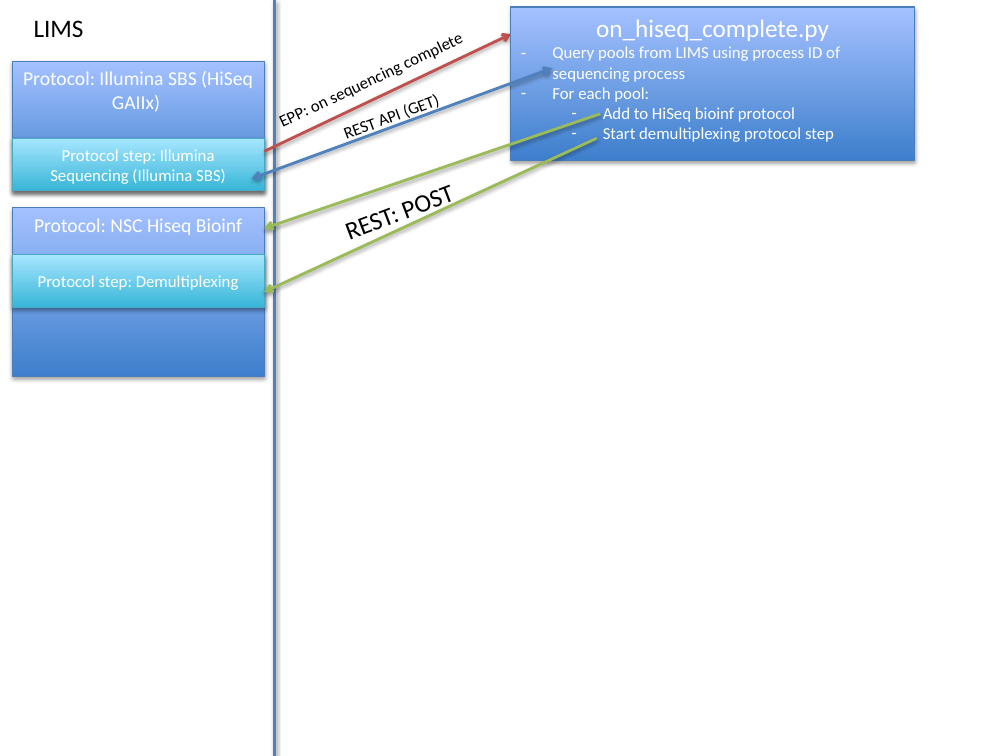
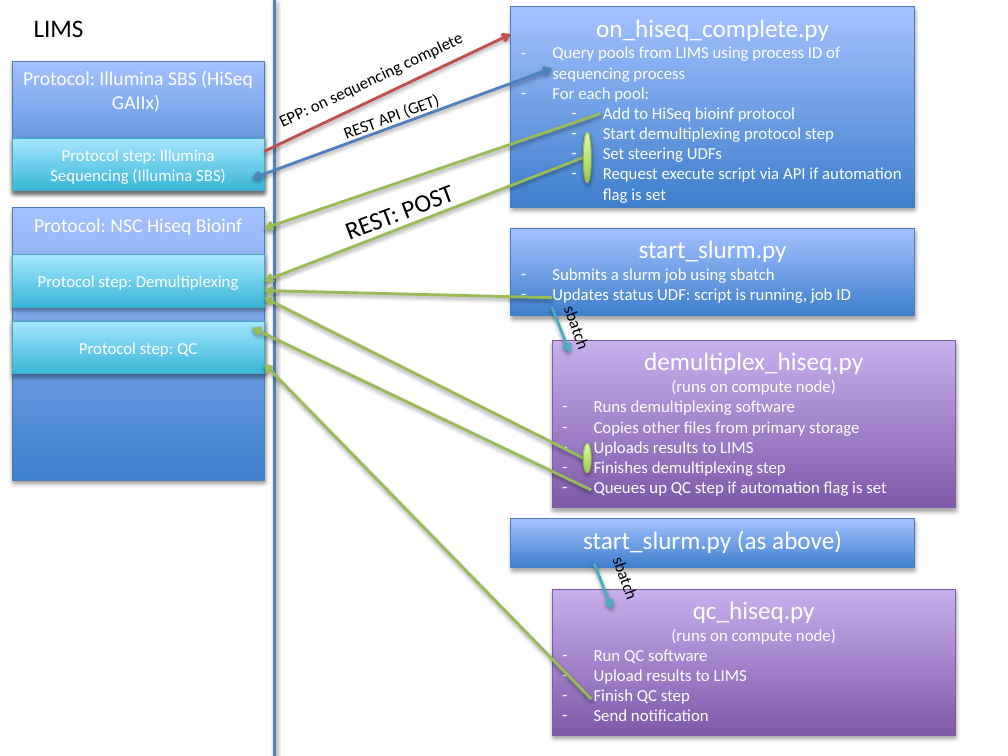
Before and after one commit to nsc-norway/pipeline, a slide deck: slide 1 of docs/diagram.pptx. Drawn at 1008x756 pixels with LibreOffice and Linux fonts; fonts in the diff are those of the drawing. Boxes give left, top, right and bottom in pixels: in the first picture for what was removed or moved away, otherwise in the second. Text is boxed around its words. In the diff, an @@ line names an element or a change of style, - is before the commit and + after.

Commit message:
Updated workflow diagram

```diff
--- a/docs/diagram.pptx
+++ b/docs/diagram.pptx
@@ rectangle "on_hiseq_complete.py": place and size @@
-rectangle "on_hiseq_complete.py" at (511,7,914,160)
+rectangle "on_hiseq_complete.py" at (511,7,914,208)
@@ ellipse added at (584,132,592,182), fill gradient #A0CA4A to #DAFFA5, outline #98B955 0.75 pt @@
@@ text in rectangle at (603,147,901,203): paragraphs added @@
+  – Set steering UDFs
+  – Request execute script via API if automation flag is set
@@ arrow moved from (597, 138) - (264, 292) to (584, 157) - (264, 281) @@
@@ rectangle "Protocol: NSC Hiseq Bioinf": place and size @@
-rectangle "Protocol: NSC Hiseq Bioinf" at (12,208,264,376)
+rectangle "Protocol: NSC Hiseq Bioinf" at (12,208,264,481)
@@ rectangle added at (511,229,914,317), fill gradient #3F80CE to #A4C4FF, outline #4B7EBC 0.75 pt, 12 pt, text #FFFFFF @@
+start_slurm.py
+– Submits a slurm job using sbatch
+– Updates status UDF: script is running, job ID
@@ text added at (730,268,775,280), 12 pt, text #000000 @@
+sbatch
@@ arrow added from (552, 297) to (264, 290), #9BBB59 2 pt @@
@@ arrow added from (584, 458) to (264, 297), #9BBB59 2 pt @@
@@ rectangle added at (12,322,264,374), fill gradient #39B7D8 to #A7E6FF, outline #46AAC5 0.75 pt, 12 pt, text #FFFFFF @@
+Protocol step: QC
@@ arrow added from (592, 490) to (252, 328), #9BBB59 2 pt @@
@@ arrow added from (552, 307) to (570, 353), #4BACC6 2 pt @@
@@ rectangle added at (552,341,956,508), fill gradient #7F5BAB to #C8B0ED, outline #7D60A0 0.75 pt, 12 pt, text #FFFFFF @@
+demultiplex_hiseq.py
+(runs on compute node)
+– Runs demultiplexing software
+– Copies other files from primary storage
+– Uploads results to LIMS
+– Finishes demultiplexing step
+– Queues up QC step if automation flag is set
@@ arrow added from (592, 699) to (264, 364), #9BBB59 2 pt @@
@@ ellipse added at (584,444,592,473), fill gradient #A0CA4A to #DAFFA5, outline #98B955 0.75 pt @@
@@ rectangle added at (511,519,914,569), fill gradient #3F80CE to #A4C4FF, outline #4B7EBC 0.75 pt, 18 pt, text #FFFFFF @@
+start_slurm.py (as above)
@@ arrow added from (595, 563) to (612, 609), #4BACC6 2 pt @@
@@ text added at (600,543,651,615), 12 pt, text #000000 @@
+sbatch
@@ rectangle added at (552,589,956,735), fill gradient #7F5BAB to #C8B0ED, outline #7D60A0 0.75 pt, 12 pt, text #FFFFFF @@
+qc_hiseq.py
+(runs on compute node)
+– Run QC software
+– Upload results to LIMS
+– Finish QC step
+– Send notification
```
